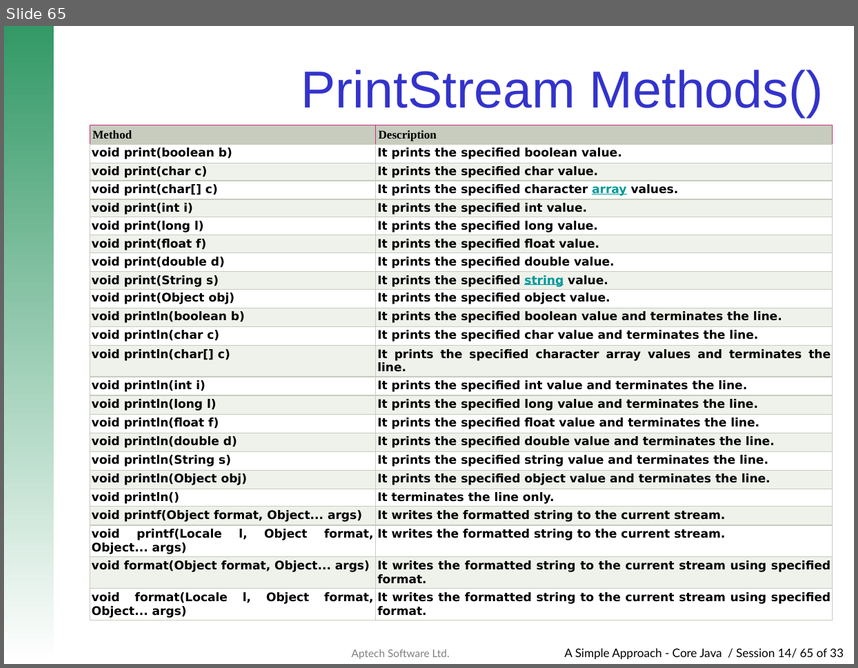
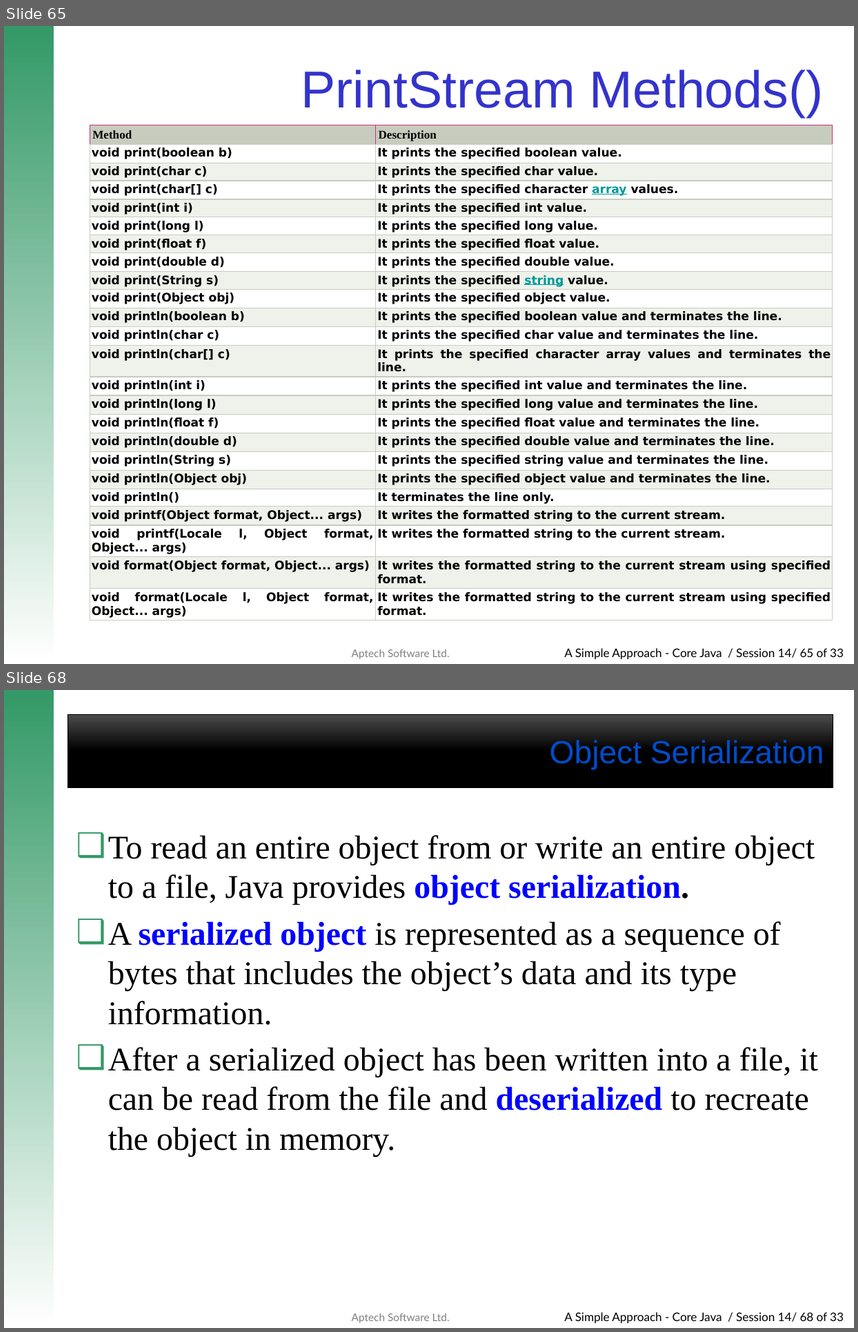
Before and after one commit to Neeti29/Java-Programs, a slide deck: IOPackage.pptx. Shown one above the other, each under a label of ours: slide 65 before the commit, slides 65 and 68 after it; the slides between them are not shown. The pictures are 858x668 and 858x1332 pixels, drawn with LibreOffice and Linux fonts; fonts in the diff are those of the drawing; background and template pictures are left out. Boxes give left, top, right and bottom in pixels: in the first picture for what was removed or moved away, otherwise in the second. Text is boxed around its words. In the diff, an @@ line names an element or a change of style, - is before the commit and + after.

```diff
--- a/IOPackage.pptx
+++ b/IOPackage.pptx
@@ slide 68 added at (4,690,854,1328), background #FFFFFF; not listed: 3 template elements that a slide beside it also shows @@
@@ title added at (550,740,824,770), 27 pt, text #004DCC @@
+Object Serialization
@@ text added at (108,835,818,1156), 28 pt, text #000000 @@
+❑ To read an entire object from or write an entire object to a file, Java provides object serialization.
+❑ A serialized object is represented as a sequence of bytes that includes the object’s data and its type information.
+❑ After a serialized object has been written into a file, it can be read from the file and deserialized to recreate the object in memory.
```
Also in this commit, not shown: 17 other slides added, 1 other file.
